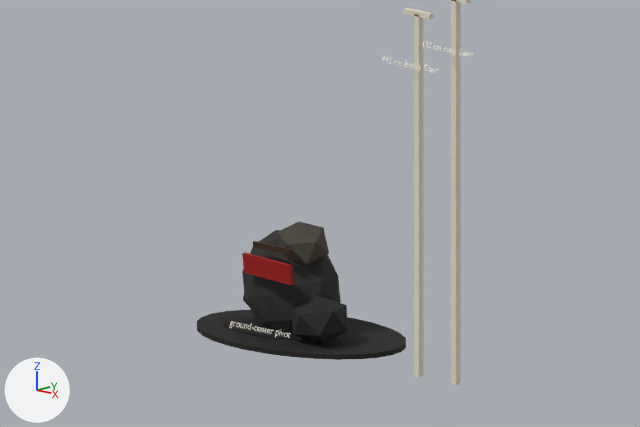
Two versions of the Blender file SourceAssets/Blender/Props/Giants/BloodAxe/StrongholdApproach/CairnMarkers/SM_GIA_BloodAxeApproachCairnMarker_A01/SM_GIA_BloodAxeApproachCairnMarker_A01.blend, one commit apart.
Camera for both pictures: the file's camera 'Camera'. Every picture has the same lights, and +X, +Y and +Z are marked at lower left. The older version comes first.

Names of what the first picture shows: 'LOD0_ApproachMarker_AshMudBase', 'LOD0_ApproachMarker_BloodAxeCloth_HangingRouteBeat', 'LOD0_ApproachMarker_MudScuff', 'LOD0_ApproachMarker_RawhideWrap_UnderCap', 'LOD0_ApproachMarker_Stone_LeaningPrimary', 'LOD0_ApproachMarker_Stone_OffsetCap', 'LOD0_ApproachMarker_Stone_SunkFootLeft', 'LOD0_ApproachMarker_Stone_SunkFootRight', 'Review_GiantFemale_442cm_Post', 'Review_GiantMale_470cm_Post' and 5 more.
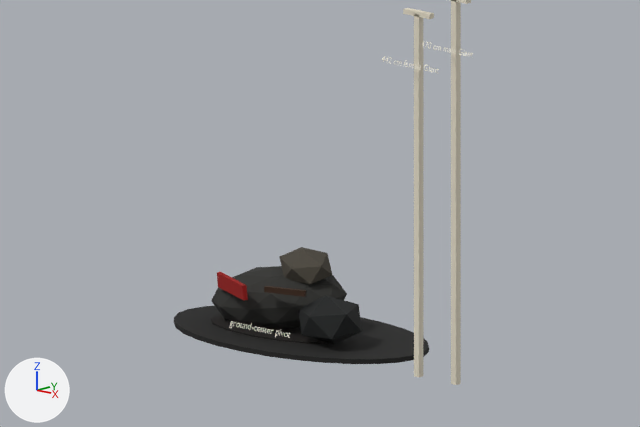
Boxes (x1, y1, x2, y2) around the edits, measured in the pictures (640 x 427 px):
'LOD0_ApproachMarker_AshMudBase', rescaled (22% wider, 16% taller): before (197, 310, 406, 360); after (174, 306, 429, 364)
'LOD0_ApproachMarker_Stone_LeaningPrimary', deleted: before (242, 230, 341, 334)
'LOD0_ApproachMarker_Stone_BroadShoulder', added: after (211, 266, 347, 329)
'LOD0_ApproachMarker_Stone_SunkFootRight', moved: before (291, 295, 348, 344); after (299, 295, 362, 344)
'LOD0_ApproachMarker_Stone_OffsetCap', deleted: before (277, 222, 329, 264)
'LOD0_ApproachMarker_Stone_LowOffsetCap', added: after (280, 247, 332, 284)
'LOD0_ApproachMarker_BloodAxeCloth_HangingRouteBeat', deleted (red): before (242, 252, 294, 285)
'LOD0_ApproachMarker_BloodAxeCloth_SideWarningBeat', added (red): after (217, 272, 248, 300)
'LOD0_ApproachMarker_RawhideWrap_ApproachEdgeTie', added: after (264, 286, 306, 297)
'LOD0_ApproachMarker_RawhideWrap_UnderCap', deleted: before (253, 241, 292, 255)
'LOD0_ApproachMarker_Stone_SunkFootLeft', deleted (mostly hidden): before (243, 295, 249, 306)

What changed in the scene script:
```text
Change me_cylinder:
    remove me_cylinder.from_pydata(...)  # 56 vertices, 30 faces; spans x -145.0..145.0, y -96.0..96.0, z -3.0..3.0
    add me_cylinder.from_pydata(...)  # 56 vertices, 30 faces; spans x -182.0..182.0, y -106.0..106.0, z -3.0..3.0
    me_cylinder part 1: the whole mesh is scaled about its middle by (1.26, 1.1, 1)
Remove ob_lod0_approachmarker_stone_leaningprimary:
    ob_lod0_approachmarker_stone_leaningprimary = bpy.data.objects.new('LOD0_ApproachMarker_Stone_LeaningPrimary', me_icosphere)
Remove ob_lod0_approachmarker_stone_sunkfootleft:
    ob_lod0_approachmarker_stone_sunkfootleft = bpy.data.objects.new('LOD0_ApproachMarker_Stone_SunkFootLeft', me_icosphere_001)
Change ob_lod0_approachmarker_stone_sunkfootright:
    ob_lod0_approachmarker_stone_sunkfootright.location: (55.0, -28.0, 34.0) -> (70.0, -25.0, 36.0)
Remove ob_lod0_approachmarker_stone_offsetcap:
    ob_lod0_approachmarker_stone_offsetcap = bpy.data.objects.new('LOD0_ApproachMarker_Stone_OffsetCap', me_icosphere_003)
Remove ob_lod0_approachmarker_bloodaxecloth_hangingroutebeat:
    ob_lod0_approachmarker_bloodaxecloth_hangingroutebeat = bpy.data.objects.new('LOD0_ApproachMarker_BloodAxeCloth_HangingRouteBeat', me_cube_001)
Remove ob_lod0_approachmarker_rawhidewrap_undercap:
    ob_lod0_approachmarker_rawhidewrap_undercap = bpy.data.objects.new('LOD0_ApproachMarker_RawhideWrap_UnderCap', me_cube_002)
Add ob_lod0_approachmarker_rawhidewrap_approachedgetie:
    ob_lod0_approachmarker_rawhidewrap_approachedgetie = bpy.data.objects.new('LOD0_ApproachMarker_RawhideWrap_ApproachEdgeTie', me_cube_002_1)  # 8 vertices, 6 faces; spans x -26.6..26.6, y -9.6..9.6, z -3.6..3.6
    ob_lod0_approachmarker_rawhidewrap_approachedgetie.location = (23.0, -53.0, 68.0)
Add ob_lod0_approachmarker_bloodaxecloth_sidewarningbeat:
    ob_lod0_approachmarker_bloodaxecloth_sidewarningbeat = bpy.data.objects.new('LOD0_ApproachMarker_BloodAxeCloth_SideWarningBeat', me_cube_001_1)  # 8 vertices, 6 faces; spans x -37.0..37.0, y -18.9..18.9, z -9.2..9.2
    ob_lod0_approachmarker_bloodaxecloth_sidewarningbeat.location = (-60.0, -56.0, 62.0)
Add ob_lod0_approachmarker_stone_lowoffsetcap:
    ob_lod0_approachmarker_stone_lowoffsetcap = bpy.data.objects.new('LOD0_ApproachMarker_Stone_LowOffsetCap', me_icosphere_003_1)  # 12 vertices, 20 faces; spans x -37.6..37.6, y -29.5..29.5, z -21.2..21.2
    ob_lod0_approachmarker_stone_lowoffsetcap.location = (8.0, -1.0, 88.0)
Add ob_lod0_approachmarker_stone_broadshoulder:
    ob_lod0_approachmarker_stone_broadshoulder = bpy.data.objects.new('LOD0_ApproachMarker_Stone_BroadShoulder', me_icosphere_1)  # 42 vertices, 80 faces; spans x -92.0..92.0, y -54.0..54.0, z -39.0..39.0
    ob_lod0_approachmarker_stone_broadshoulder.location = (-38.0, 2.0, 42.0)
```
